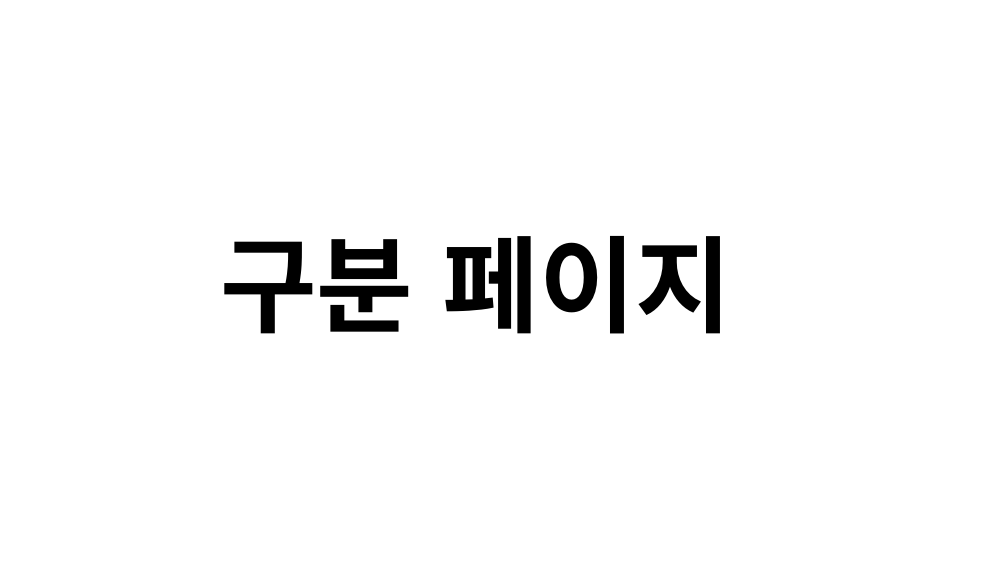
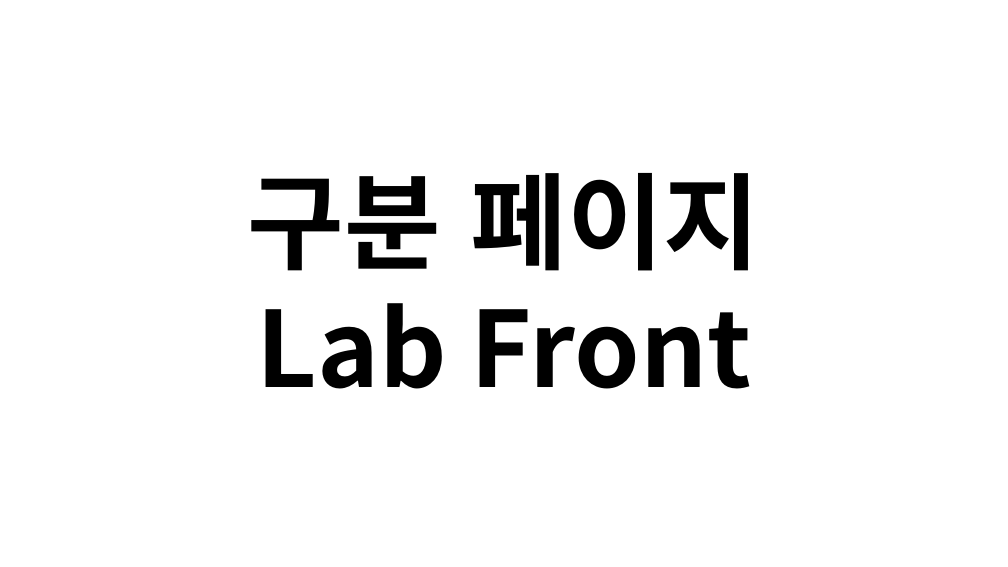
Before and after one commit to JoSihun/CGVR_Lab, a slide deck: slide 5 of documents/01_프로젝트_개발계획.pptx. Drawn at 1008x567 pixels with LibreOffice and Linux fonts; fonts in the diff are those of the drawing. Boxes give left, top, right and bottom in pixels: in the first picture for what was removed or moved away, otherwise in the second. Text is boxed around its words. In the diff, an @@ line names an element or a change of style, - is before the commit and + after.

```diff
--- a/documents/01_프로젝트_개발계획.pptx
+++ b/documents/01_프로젝트_개발계획.pptx
@@ text "구분 페이지" moved from (x1=220, y1=236, x2=733, y2=334) to (x1=248, y1=173, x2=761, y2=389) @@
@@ text at (x1=248, y1=173, x2=761, y2=271): alignment left to centre @@
@@ text at (x1=257, y1=303, x2=752, y2=389): paragraph added @@
+Lab Front
```
Also in this commit, not shown: 8 other slides changed, 11 slides added, 5 slides removed.
